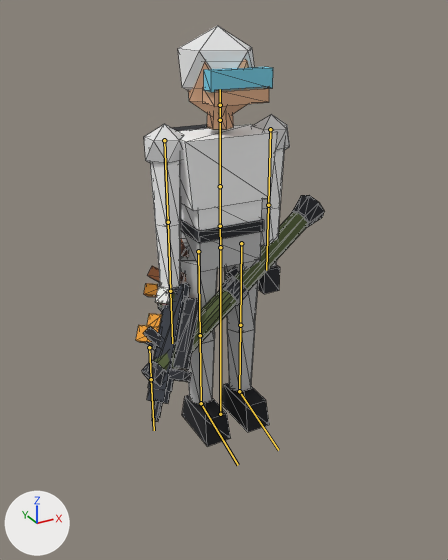
A saved change to the glTF model client/public/models/player.glb.
One viewpoint serves both versions: a camera (50 mm lens) standing at (-1.24, -2.29, 1.88) and looking at (-0.05, -0.13, 0.8). The axes (+X, +Y, +Z) are drawn at lower left. The lights are the same throughout. The older version comes first. The bones that change, and the others that lie on the model, are drawn over the model as lines. Mesh edges are drawn as thin lines.

In view in the first picture: 'Player', 'weapon_ak5', 'weapon_bandage', 'weapon_carl_gustaf', 'weapon_grenade', 'weapon_revolver', 'weapon_sniper'.
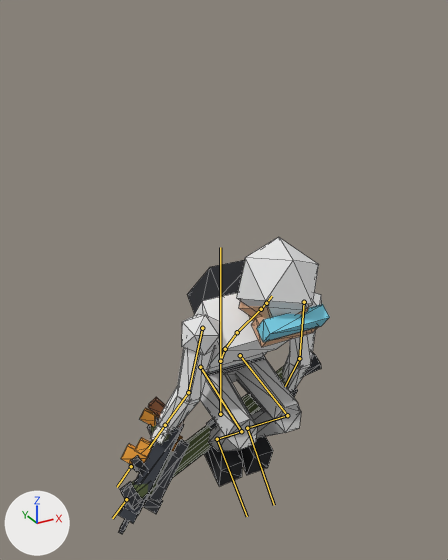
The newer file adds an action. The first version stands in its rest pose; the second is drawn at frame 16 of the action 'getup_back'.

What the commit changed:
Bone 'hips' (bone_hips) moves from (0.0, 0.0, 0.0) to (0.0, -0.589, 0.0).
Bone 'hips' (bone_hips) turns from (0, 0, 0) to (27, 0, 0) degrees about its own x, y and z.
Bone 'spine' (bone_spine) turns from (0, 0, 0) to (11, 0, 0) degrees about its own x, y and z.
Bone 'chest' (bone_chest) turns from (0, 0, 0) to (5, 0, 0) degrees about its own x, y and z.
Bone 'head' (bone_head) turns from (0, 0, 0) to (-5, 0, 0) degrees about its own x, y and z.
Bone 'upper_arm_L' (bone_upper_arm_l) turns from (0, 0, 0) to (-33, 0, -8) degrees about its own x, y and z.
Bone 'forearm_L' (bone_forearm_l) turns from (0, 0, 0) to (22, 0, 0) degrees about its own x, y and z.
Bone 'upper_arm_R' (bone_upper_arm_r) turns from (0, 0, 0) to (-33, 0, 8) degrees about its own x, y and z.
Bone 'forearm_R' (bone_forearm_r) turns from (0, 0, 0) to (22, 0, 0) degrees about its own x, y and z.
Bone 'thigh_L' (bone_thigh_l) turns from (0, 0, 0) to (-103, 0, 5) degrees about its own x, y and z.
Bone 'shin_L' (bone_shin_l) turns from (0, 0, 0) to (125, 0, 0) degrees about its own x, y and z.
Bone 'foot_L' (bone_foot_l) turns from (0, 0, 0) to (-22, 0, 0) degrees about its own x, y and z.
Bone 'thigh_R' (bone_thigh_r) turns from (0, 0, 0) to (-103, 0, -5) degrees about its own x, y and z.
Bone 'shin_R' (bone_shin_r) turns from (0, 0, 0) to (125, 0, 0) degrees about its own x, y and z.
Bone 'foot_R' (bone_foot_r) turns from (0, 0, 0) to (-22, 0, 0) degrees about its own x, y and z.

Where the change shows, as pixel boxes (x1, y1, x2, y2) in the pictures (448 x 560 px):
'Player', posed (25% wider, 41% shorter)
    before: (144, 26, 290, 447)
    after: (147, 237, 330, 486)
'weapon_carl_gustaf', posed (10% wider, 18% shorter)
    before: (142, 195, 324, 387)
    after: (120, 352, 321, 510)
'weapon_sniper', posed
    before: (144, 238, 201, 422)
    after: (119, 408, 190, 534)
'weapon_ak5', posed
    before: (136, 243, 190, 417)
    after: (120, 423, 184, 531)
'weapon_bandage', posed
    before: (155, 286, 173, 305)
    after: (150, 424, 169, 444)
'weapon_revolver', posed
    before: (146, 266, 162, 350)
    after: (130, 397, 166, 472)
'weapon_grenade', posed
    before: (159, 294, 187, 307)
    after: (151, 425, 183, 443)
bone 'hips', root to tip
    before: (220, 247) to (220, 226)
    after: (220, 361) to (225, 349)
bone 'spine', root to tip
    before: (220, 226) to (220, 186)
    after: (225, 349) to (237, 332)
bone 'chest', root to tip
    before: (220, 186) to (220, 120)
    after: (237, 332) to (261, 309)
bone 'head', root to tip
    before: (220, 105) to (220, 89)
    after: (266, 303) to (272, 296)
bone 'upper_arm_L', root to tip
    before: (270, 129) to (268, 205)
    after: (304, 302) to (299, 358)
bone 'forearm_L', root to tip
    before: (268, 205) to (266, 270)
    after: (299, 358) to (285, 386)
bone 'upper_arm_R', root to tip
    before: (164, 140) to (168, 222)
    after: (202, 328) to (188, 392)
bone 'forearm_R', root to tip
    before: (168, 222) to (170, 291)
    after: (188, 392) to (165, 425)
bone 'thigh_L', root to tip
    before: (241, 243) to (240, 325)
    after: (240, 355) to (287, 415)
bone 'shin_L', root to tip
    before: (240, 325) to (239, 391)
    after: (287, 415) to (247, 428)
bone 'foot_L', root to tip
    before: (239, 391) to (278, 450)
    after: (247, 428) to (274, 505)
bone 'thigh_R', root to tip
    before: (198, 251) to (200, 335)
    after: (200, 367) to (241, 431)
bone 'shin_R', root to tip
    before: (200, 335) to (201, 403)
    after: (241, 431) to (217, 439)
bone 'foot_R', root to tip
    before: (201, 403) to (238, 465)
    after: (217, 439) to (247, 516)
